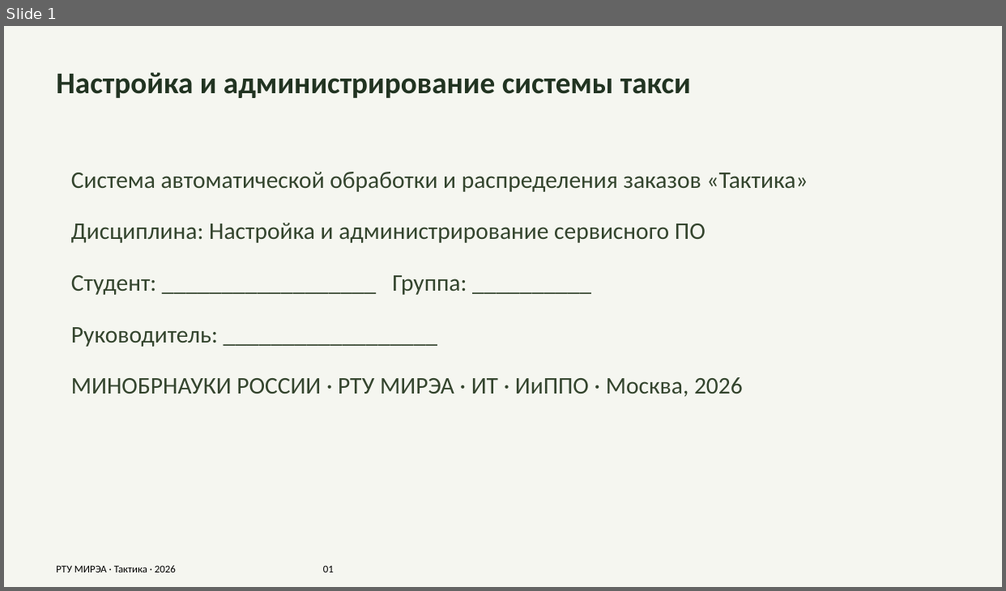
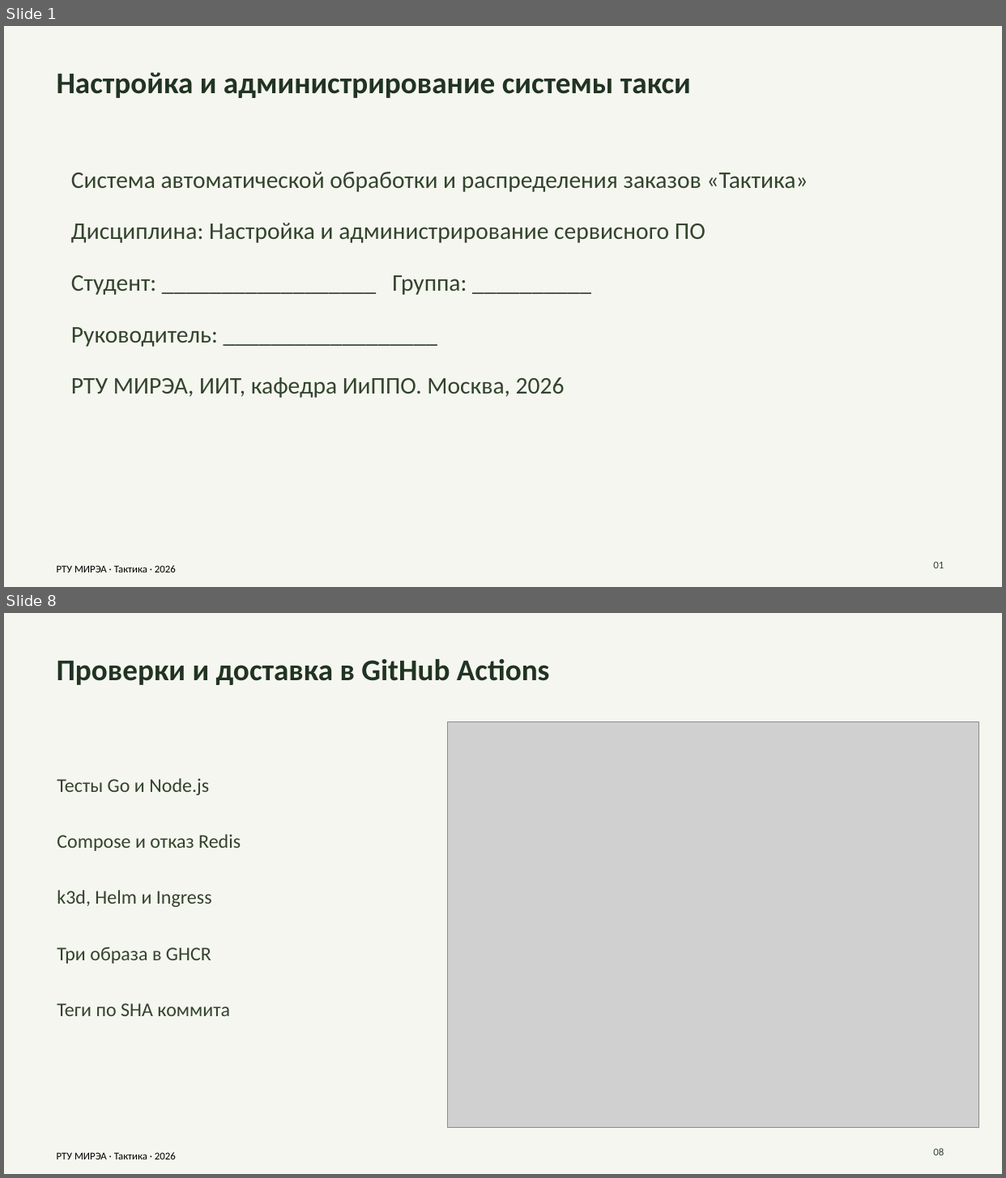
Before and after one commit to Alexey-UI/taxi-dispatch-coursework, a slide deck: report/output/Презентация_Тактика.pptx. Shown one above the other, each under a label of ours: slide 1 before the commit, slides 1 and 8 after it; the slides between them are not shown. The pictures are 1006x591 and 1006x1178 pixels, drawn with LibreOffice and Linux fonts; fonts in the diff are those of the drawing; grey boxes stand for pictures. Boxes give left, top, right and bottom in pixels: in the first picture for what was removed or moved away, otherwise in the second. Text is boxed around its words. In the diff, an @@ line names an element or a change of style, - is before the commit and + after.

```diff
--- a/report/output/Презентация_Тактика.pptx
+++ b/report/output/Презентация_Тактика.pptx
@@ slide 8 added at [4, 613, 1002, 1174], background #F5F6F0 @@
@@ text added at [57, 659, 550, 685], 29 pt, text #213321, bold @@
+Проверки и доставка в GitHub Actions
@@ picture added at [448, 722, 978, 1128] @@
@@ text added at [57, 778, 209, 795], 18.8 pt, text #33442D @@
+Тесты Go и Node.js
@@ text added at [57, 834, 241, 851], 18.8 pt, text #33442D @@
+Compose и отказ Redis
@@ text added at [57, 890, 212, 907], 18.8 pt, text #33442D @@
+k3d, Helm и Ingress
@@ text added at [57, 947, 211, 964], 18.8 pt, text #33442D @@
+Три образа в GHCR
@@ text added at [57, 1003, 230, 1016], 18.8 pt, text #33442D @@
+Теги по SHA коммита
@@ text added at [57, 1152, 176, 1160], 10 pt, text #000000 @@
+РТУ МИРЭА · Тактика · 2026
@@ text added at [933, 1148, 944, 1156], 10 pt, text #33442D @@
+08
@@ slide 1 changed as well @@
@@ text at [71, 378, 565, 398]: text changed @@
-МИНОБРНАУКИ РОССИИ · РТУ МИРЭА · ИТ · ИиППО · Москва, 2026
+РТУ МИРЭА, ИИТ, кафедра ИиППО. Москва, 2026
@@ text at [57, 565, 176, 573]: text changed @@
-РТУ МИРЭА · Тактика · 2026 01
+РТУ МИРЭА · Тактика · 2026
@@ text added at [933, 561, 944, 569], 10 pt, text #33442D @@
+01
```
Also in this commit, not shown: 1 other slide changed, 6 other slides added, 7 slides removed, 5 other files.
